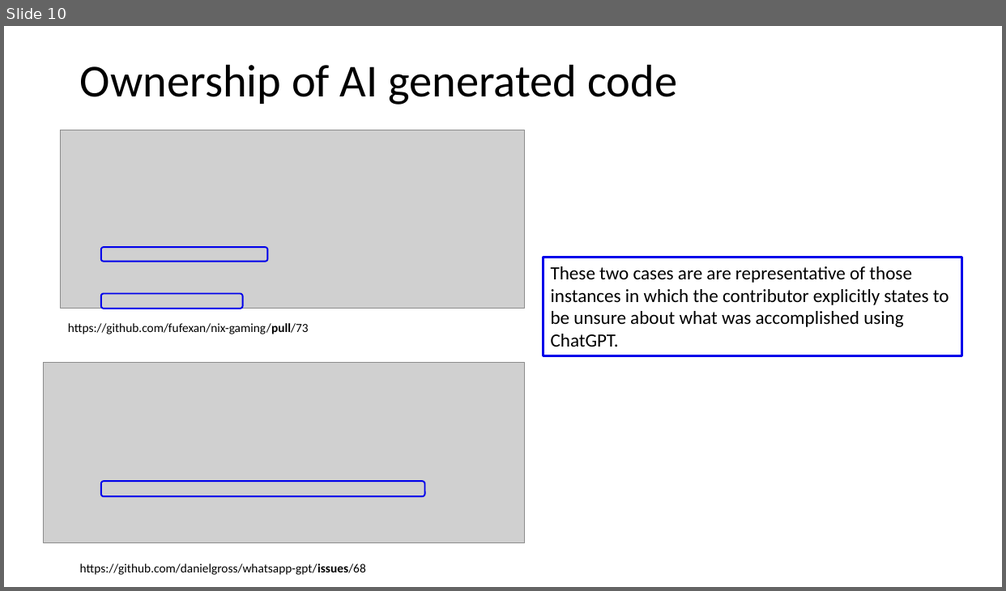
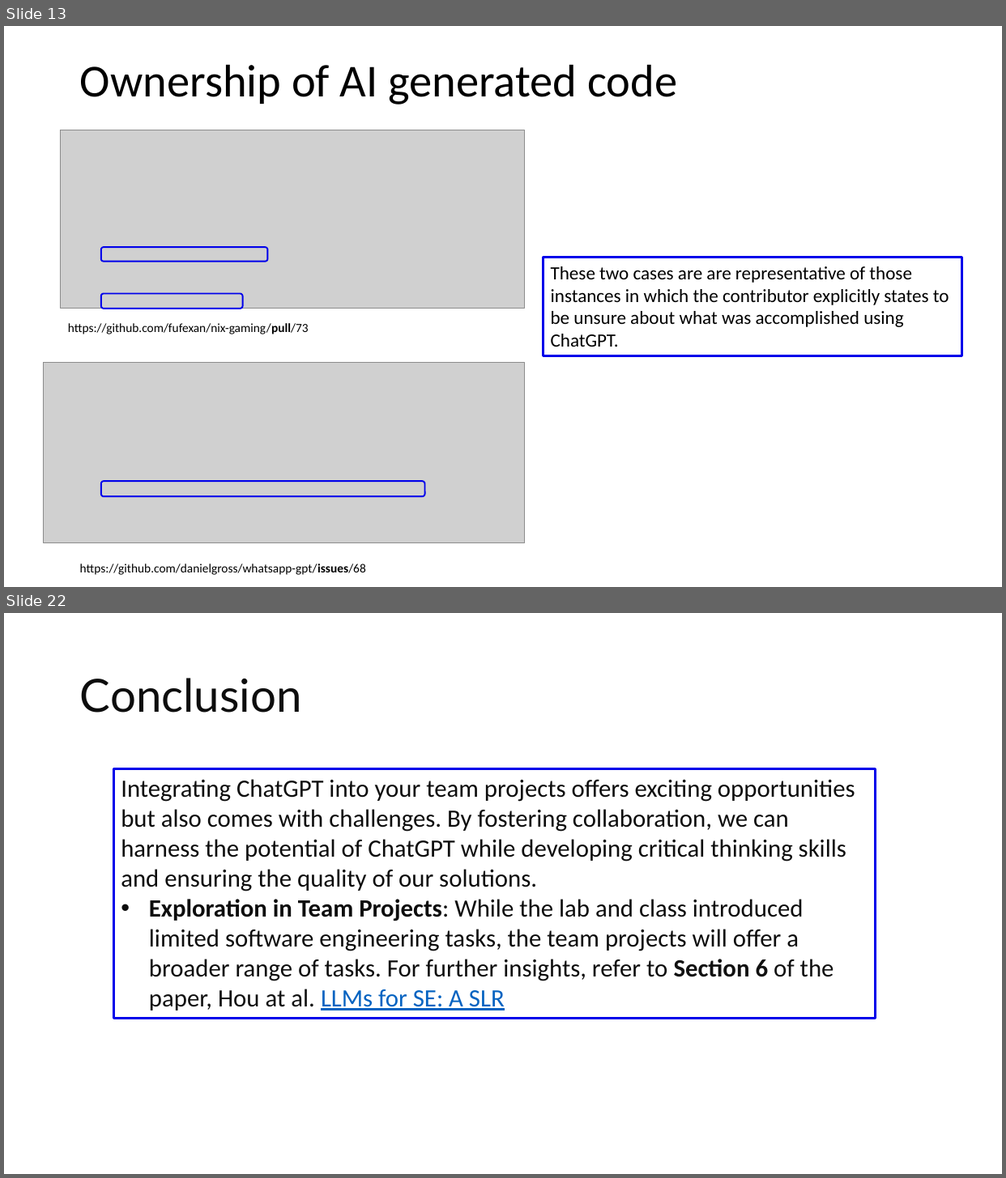
Before and after one commit to johnxu21/johnxu21.github.io, a slide deck: teaching/CS472/Timetable/LLM.pptx. Shown one above the other, each under a label of ours: slide 10 before the commit, slides 13 and 22 after it; the slides between them are not shown. The pictures are 1006x591 and 1006x1178 pixels, drawn with LibreOffice and Linux fonts; fonts in the diff are those of the drawing; grey boxes stand for pictures. Boxes give left, top, right and bottom in pixels: in the first picture for what was removed or moved away, otherwise in the second. Text is boxed around its words. In the diff, an @@ line names an element or a change of style, - is before the commit and + after.

Commit message:
ChatPGT tasks

```diff
--- a/teaching/CS472/Timetable/LLM.pptx
+++ b/teaching/CS472/Timetable/LLM.pptx
@@ slide 22 added at (4, 613, 1002, 1174), background #FFFFFF @@
@@ title added at (80, 678, 302, 713), 44 pt, text #0D0D0D @@
+Conclusion
@@ rectangle added at (113, 769, 876, 1018), outline #0000EA 2.25 pt, 24 pt, text #0D0D0D @@
+Integrating ChatGPT into your team projects offers exciting opportunities but also comes with challenges. By fostering collaboration, we can harness the potential of ChatGPT while developing critical thinking skills and ensuring the quality of our solutions.
+• Exploration in Team Projects: While the lab and class introduced limited software engineering tasks, the team projects will offer a broader range of tasks. For further insights, refer to Section 6 of the paper, Hou at al. LLMs for SE: A SLR
@@ what was slide 10 is now slide 13 @@
```
Also in this commit, not shown: 5 slides changed, 9 other slides added, 3 other files.
